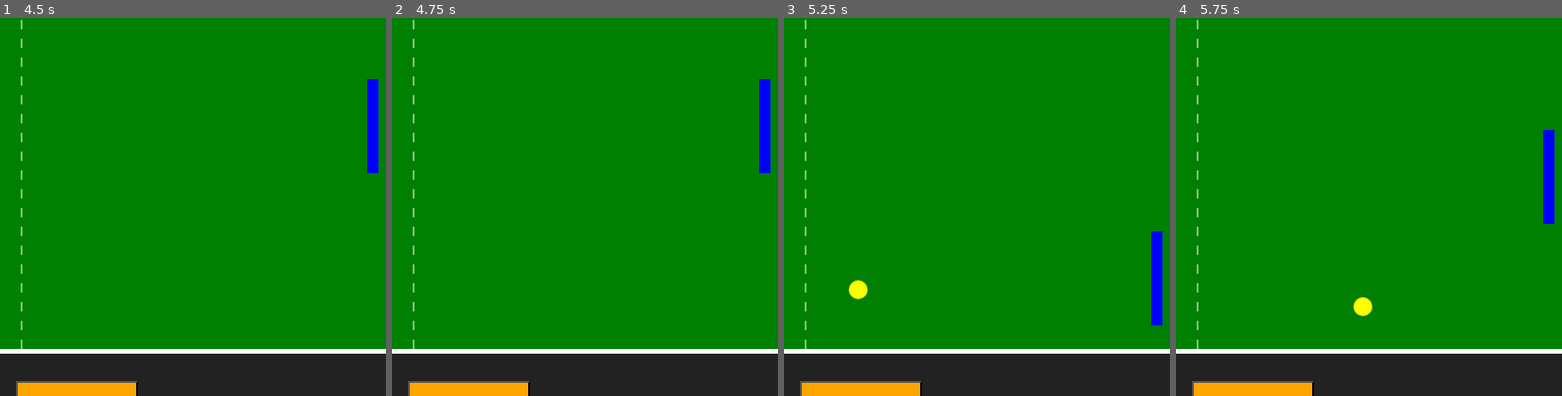
Above: before the commit, frames 1-4 (left to right).
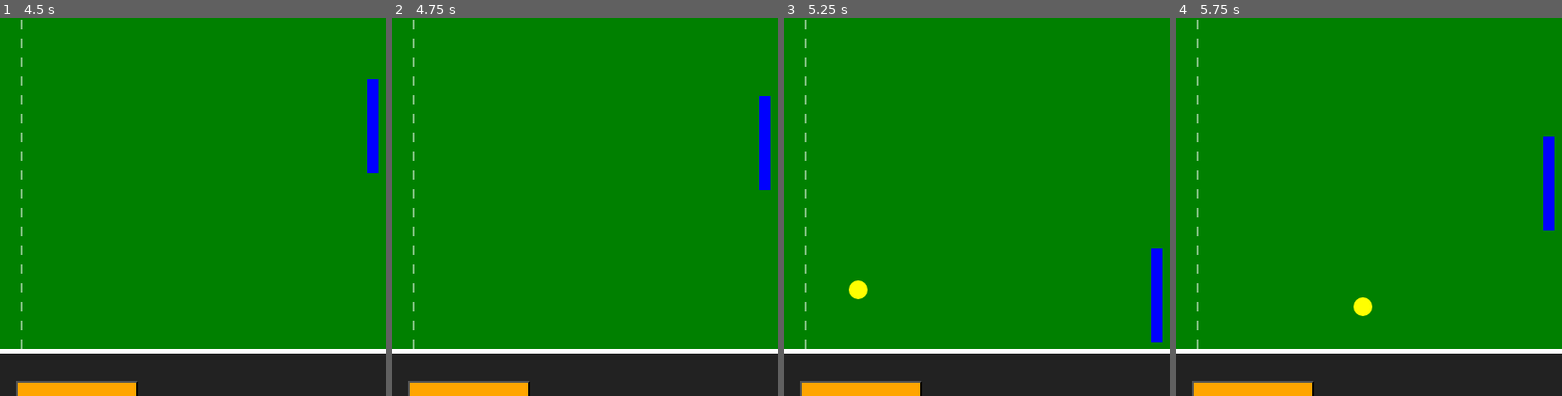
Above: after the commit, the same moments.

Repository: mdlateef936-pixel/Tennis-Game
Game: browser game, page index.html
Two runs of this game, one before a commit and one after it. Both use one fixed random seed, a clock stepped at 60 frames per second and the inputs below.
Inputs:
- Up to frame 1 (4.5 s): click "Restart" at 0.27 s; hold Down 1.03-1.3 s; tap Space every 0.5 s from 1.1 to 4.1 s; hold Up 1.35-1.65 s; hold Up 1.7-1.93 s; hold Down 1.98-2.32 s; click "⬆ UP" at 2.02 s; hold Down 2.37-2.63 s; hold Up 2.68-2.98 s; hold Up 3.03-3.27 s; hold Down 3.32-3.65 s; hold Down 3.7-3.97 s; hold Up 4.02-4.32 s; hold Up from 4.37 s (still down)
- Up to frame 2 (4.75 s): click "⬇ DOWN" at 4.52 s; release Up at 4.6 s; tap Space at 4.6 s; hold Down from 4.65 s (still down)
- Up to frame 3 (5.25 s): release Down at 4.98 s; hold Down from 5.03 s (still down); tap Space at 5.1 s
- Up to frame 4 (5.75 s): release Down at 5.3 s; hold Up 5.35-5.65 s; tap Space at 5.6 s; hold Up from 5.7 s (still down)
The pictures show only the part of the screen within x 47-97%, y 27-77%; the shares and areas given below are measured in that part.

Frame 1 is identical in both runs. In frame 2, 0.3% of the frame differs, in the area x 95-99%, y 16-46%; in frame 3, 0.3%; in frame 4, 0.1%.

Commit message:
Add event listeners for up and down buttons

Diff:
--- a/script.js
+++ b/script.js
@@ -152,3 +152,30 @@
 }
 
 gameLoop();
+
+const upBtn = document.getElementById("upBtn");
+const downBtn = document.getElementById("downBtn");
+
+upBtn.addEventListener("pointerdown", () => {
+    upPressed = true;
+});
+
+upBtn.addEventListener("pointerup", () => {
+    upPressed = false;
+});
+
+upBtn.addEventListener("pointerleave", () => {
+    upPressed = false;
+});
+
+downBtn.addEventListener("pointerdown", () => {
+    downPressed = true;
+});
+
+downBtn.addEventListener("pointerup", () => {
+    downPressed = false;
+});
+
+downBtn.addEventListener("pointerleave", () => {
+    downPressed = false;
+});
